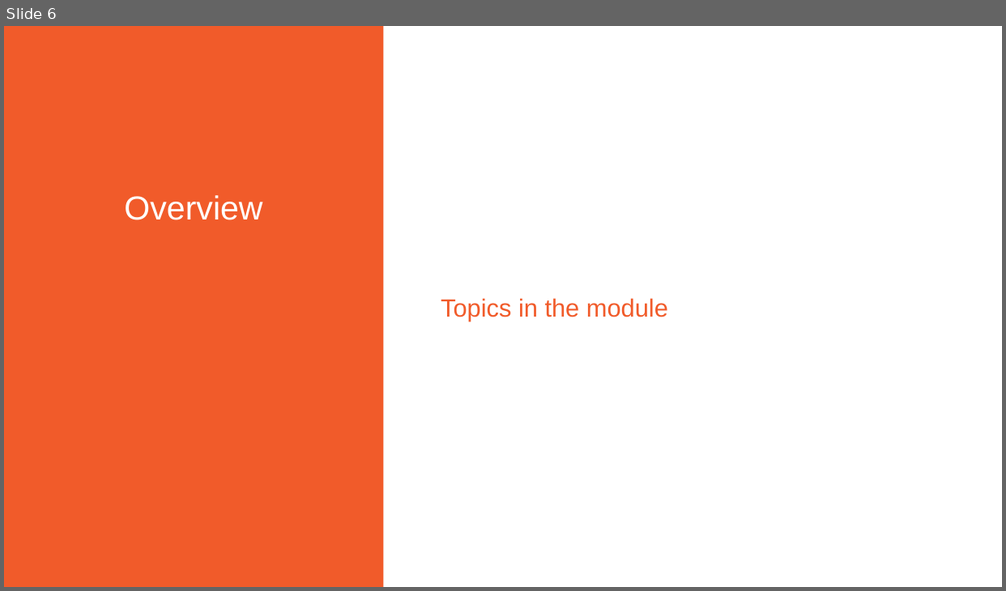
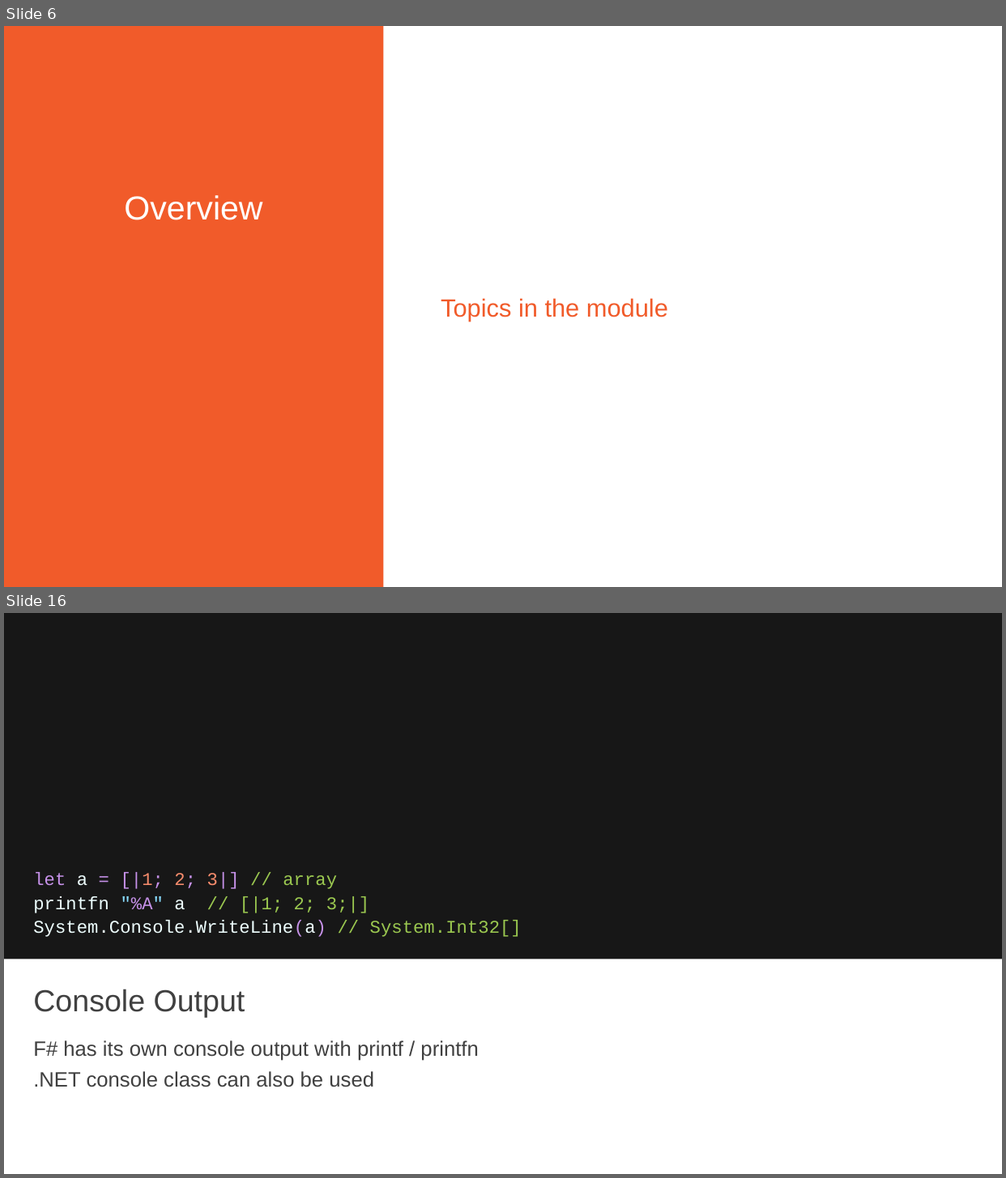
Before and after one commit to Pluralisght/fsharp-6-fundamentals, a slide deck: pres/wip.pptx. Shown one above the other, each under a label of ours: slide 6 before the commit, slides 6 and 16 after it; the slides between them are not shown. The pictures are 1006x591 and 1006x1178 pixels, drawn with LibreOffice and Linux fonts; fonts in the diff are those of the drawing; background and template pictures are left out. Boxes give left, top, right and bottom in pixels: in the first picture for what was removed or moved away, otherwise in the second. Text is boxed around its words. In the diff, an @@ line names an element or a change of style, - is before the commit and + after.

```diff
--- a/pres/wip.pptx
+++ b/pres/wip.pptx
@@ slide 16 added at bbox=[4, 613, 1002, 1174], background #171717 @@
@@ text added at bbox=[33, 872, 522, 937], 17.3 pt, text #9BC850 @@
+let a = [|1; 2; 3|] // array
+printfn "%A" a // [|1; 2; 3;|]
+System.Console.WriteLine(a) // System.Int32[]
@@ rectangle added at bbox=[4, 960, 1002, 1174], fill #FFFFFF @@
@@ title added at bbox=[33, 989, 245, 1018], 29.3 pt, text #404040 @@
+Console Output
@@ text added at bbox=[33, 1041, 478, 1088], 20 pt, text #404040 @@
+F# has its own console output with printf / printfn
+.NET console class can also be used
```
Also in this commit, not shown: 38 other slides added, 55 other files.
